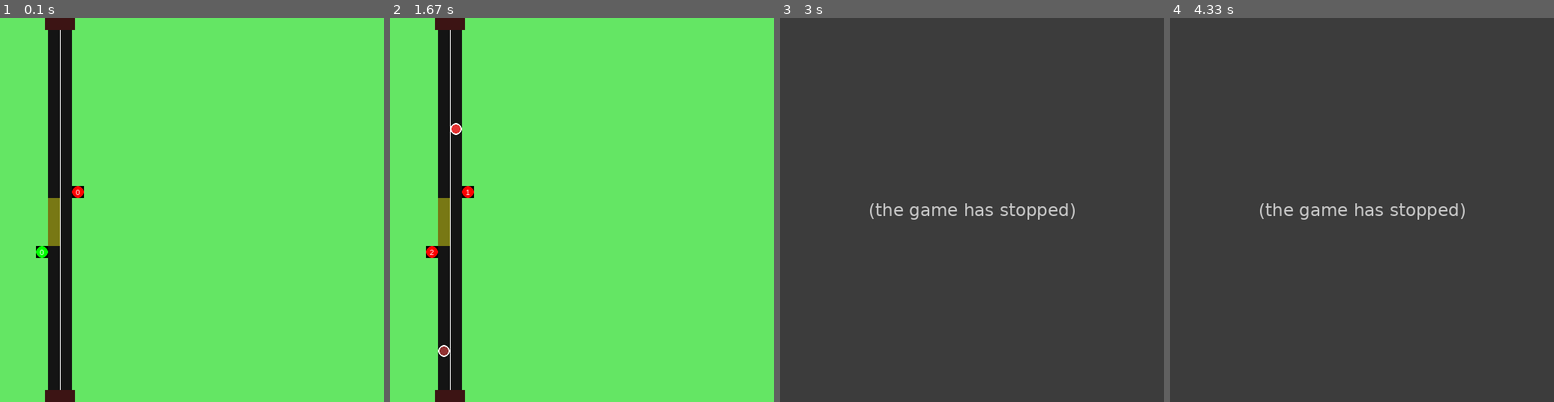
Above: before the commit, frames 1-4 (left to right).
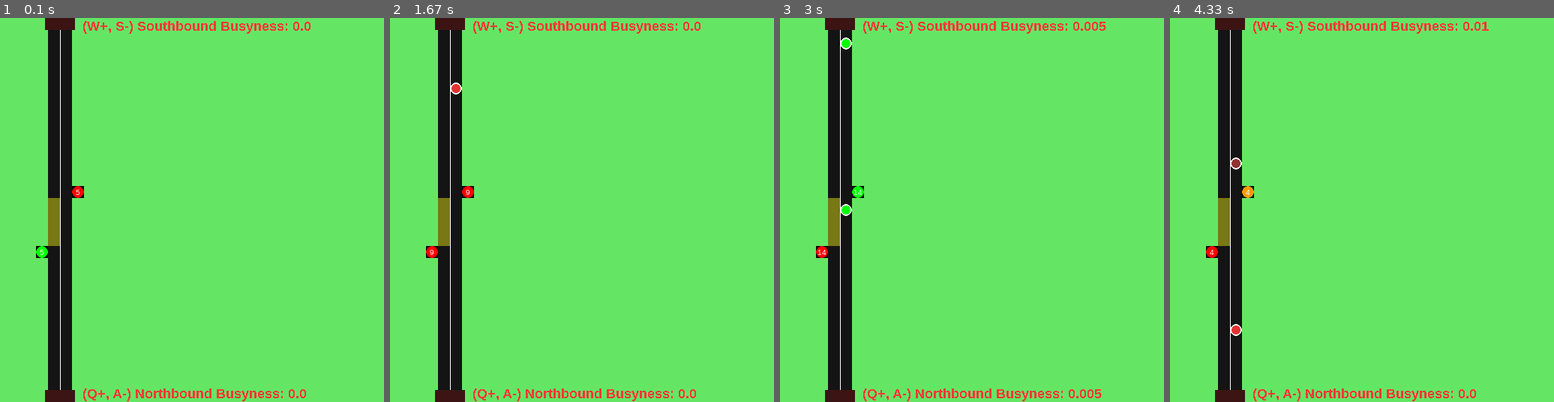
Above: after the commit, the same moments.

Repository: mitgobla/Traffic-Improvement
Game: pygame game, started from PyGame Demonstration/pygame_demonstration.py
The game is run twice, just before and just after one commit, with the same random seed, the same clock (stepped at 60 frames per second) and the same inputs.
Inputs:
- Up to frame 1 (0.1 s): no input
- Up to frame 2 (1.67 s): hold W 0.33-0.8 s; hold A 0.83-1.37 s; hold S from 1.4 s (still down)
- Up to frame 3 (3 s): release S at 1.7 s; hold Q 2.17-2.53 s; hold W 2.17-2.53 s; hold W 2.57-2.93 s; tap Space at 2.63 s; hold S from 2.97 s (still down)
- Up to frame 4 (4.33 s): tap Space at 3.03, 3.43, 3.73, 3.93, 4.27 s; release S at 3.33 s; hold A 3.37-3.83 s; hold W 3.87-4.17 s; hold A from 4.2 s (still down)

The runs differ from the first frame. In frame 1, 1.2% of the frame differs, in the area x 10-81%, y 0-100%; in frame 2, 1.4%; in frame 3, 100%, in the area x 0-100%, y 0-100%; in frame 4, 100%.
Before the commit the program exited at 2.17 s; later frames show no game.

Commit message:
Added ability to modify busyness

Diff:
--- a/PyGame Demonstration/pygame_demonstration.py
+++ b/PyGame Demonstration/pygame_demonstration.py
@@ -104,7 +104,8 @@
             self.rect = self.rect.move(48, 304)
         elif self.direction == "southbound":
             self.rect = self.rect.move(96, 224)
-        self.text_surf = self.font.render(str(len(self.env.vehicles[self.direction])), 1, (255, 255, 255, 255), self.current_colour+(0,))
+        # self.text_surf = self.font.render(str(len(self.env.vehicles[self.direction])), 1, (255, 255, 255, 255), self.current_colour+(0,))
+        self.text_surf = self.font.render(str(self.frame), 1, (255, 255, 255, 255), self.current_colour+(0,))
         self.text_w, self.text_h = self.text_surf.get_width(), self.text_surf.get_height()
         self.image.blit(self.text_surf, [8 - self.text_w/2, 8 - self.text_h/2])
         # self.text_surf = self.font.render(str(self.frame), 1, (255, 255, 255, 255), self.current_colour+(0,))
@@ -196,7 +197,7 @@
                 pass
 
             if self.rect.y == 320 and self.env.traffic_lights["northbound"][0].current_colour in [(0, 255, 0)]:
-                self.rect.move_ip(16, -4)
+                self.rect.move_ip(16, -2)
                 self.env.remove_vehicle(self.direction)
                 self.stopped = False
             elif self.rect.y == 320:
@@ -208,11 +209,11 @@
 
             if self.rect.y > 320:
                 if not self.stopped:
-                    self.rect.move_ip(0, -4)
+                    self.rect.move_ip(0, -2)
                     self.stopped = False
 
             if self.rect.y < 320 and not self.stopped:
-                self.rect.move_ip(0, -4)
+                self.rect.move_ip(0, -2)
                 self.stopped = False
 
             self.dirty = 1
@@ -231,16 +232,16 @@
             if self.rect.y == 208 and self.env.traffic_lights["southbound"][0].current_colour in [(0, 255, 0)]:
                 self.stopped = False
                 self.env.remove_vehicle(self.direction)
-                self.rect.move_ip(0, 4)
+                self.rect.move_ip(0, 2)
             elif self.rect.y == 208:
                 self.stopped = True
 
             if self.rect.y < 208 and not self.stopped:
-                self.rect.move_ip(0, 4)
+                self.rect.move_ip(0, 2)
                 self.stopped = False
 
             if self.rect.y > 208:
-                self.rect.move_ip(0, 4)
+                self.rect.move_ip(0, 2)
                 self.stopped = False
 
             self.dirty = 1
@@ -270,6 +271,7 @@
         self.env.add_traffic_light(self.southbound_light, "southbound")
 
         self.secure_random = random.SystemRandom()
+        self.font = pygame.font.SysFont("Arial", 18, bold=True)
 
     def run(self):
         self.surface.fill((100, 230, 100))
@@ -277,28 +279,45 @@
 
         can_spawn_northbound = 0
         can_spawn_southbound = 0
+        spawn_northbound_chance = 0.0
+        spawn_southbound_chance = 0.0
 
         while self.running:
-            self.clock.tick(30)
+            self.clock.tick(60)
 
             for event in pygame.event.get():
                 if event.type == pygame.QUIT:
                     self.running = False
                 elif event.type == pygame.KEYDOWN:
+                    # print(event.key, pygame.K_a)
+                    if event.key == pygame.K_ESCAPE:
+                        self.running = False
+                    if event.key == pygame.K_SPACE:
+                        self.env.current_viewmode = next(self.env.viewmodes)
                     if event.key == pygame.K_q:
-                        self.running = False
-                    elif event.key == pygame.K_SPACE:
-                        self.env.current_viewmode = next(self.env.viewmodes)
+                        if spawn_northbound_chance < 1:
+                            spawn_northbound_chance += 0.005
+                    if event.key == pygame.K_a:
+                        if spawn_northbound_chance > 0:
+                            spawn_northbound_chance -= 0.005
+                            # print(spawn_northbound_chance)
+                    if event.key == pygame.K_w:
+                        if spawn_southbound_chance < 1:
+                            spawn_southbound_chance += 0.005
+                    if event.key == pygame.K_s:
+                        if spawn_southbound_chance > 0:
+                            spawn_southbound_chance -= 0.005
+
 
             if random.choice(["northbound", "southbound"]) == "northbound":
-                if random.random() < 0.120 and can_spawn_northbound == 0:
+                if random.random() < spawn_northbound_chance and can_spawn_northbound == 0:
                     vehicle = Vehicle(self.env, self.vehicle_group,
                                       self.secure_random.random(), "northbound")
                     self.vehicle_group.add(vehicle)
                     self.env.add_vehicle(vehicle, "northbound")
                     can_spawn_northbound = 16
             else:
-                if random.random() < 0.060 and can_spawn_southbound == 0 and len(self.env.vehicles["southbound"]) <= 13:
+                if random.random() < spawn_southbound_chance and can_spawn_southbound == 0 and len(self.env.vehicles["southbound"]) <= 13:
                     vehicle = Vehicle(self.env, self.vehicle_group,
                                       self.secure_random.random(), "southbound")
                     self.vehicle_group.add(vehicle)
@@ -314,6 +333,11 @@
             self.vehicle_group.update()
             self.traffic_light_group.update()
 
+            self.surface.fill((100, 230, 100))
+            textsurface = self.font.render('(W+, S-) Southbound Busyness: '+str(round(spawn_southbound_chance, 4)), False, (255, 55, 55))
+            self.surface.blit(textsurface, (110, 0))
+            textsurface = self.font.render('(Q+, A-) Northbound Busyness: '+str(round(spawn_northbound_chance, 4)), False, (255, 55, 55))
+            self.surface.blit(textsurface, (110, 490))
             pygame.draw.rect(self.surface, (20, 20, 20), [64, 0, 32, 512])
             pygame.draw.rect(self.surface, (120, 120, 20), [64, 240, 16, 64])
             self.vehicle_group.draw(self.surface)
